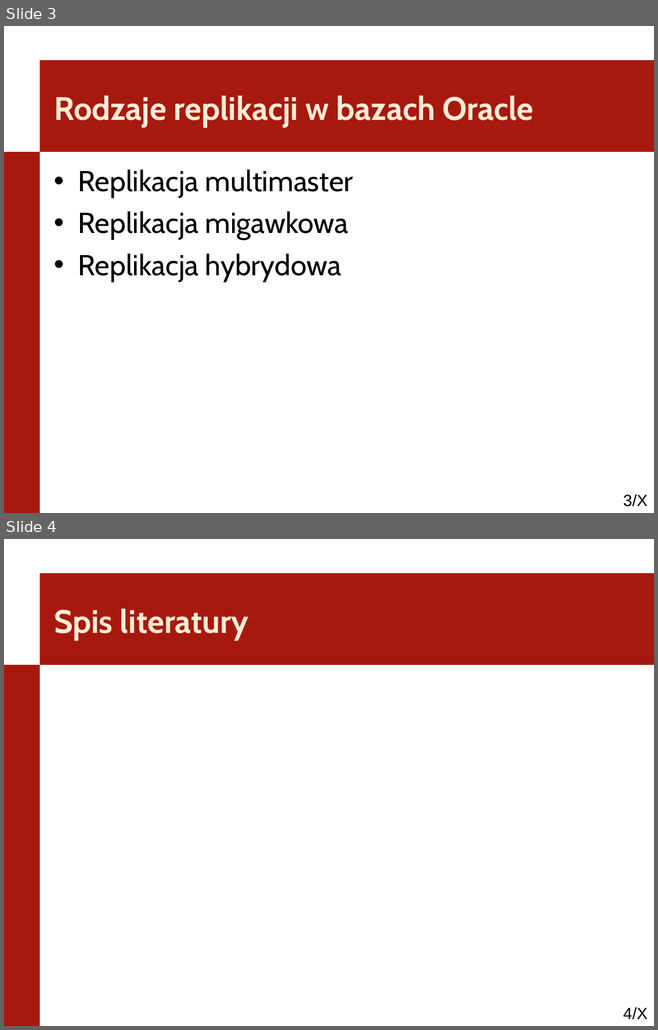
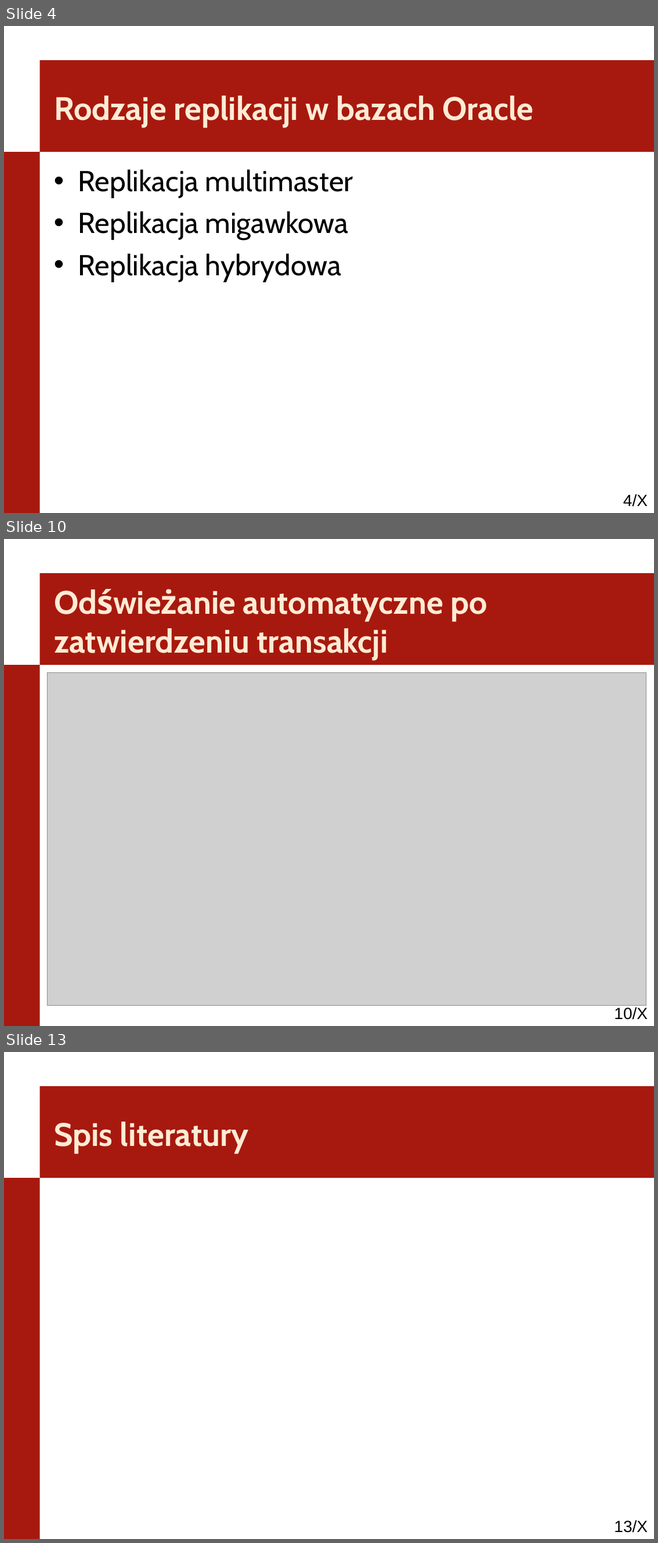
Before and after one commit to kaczanmo/projekt_bd_2013, a slide deck: prezentacja_1/prezentacja_1.ppt. Shown one above the other, each under a label of ours: slides 3 and 4 before the commit, slides 4, 10 and 13 after it; the slides between them are not shown. The pictures are 658x1030 and 658x1543 pixels, drawn with LibreOffice and Linux fonts; fonts in the diff are those of the drawing; grey boxes stand for pictures; background and template pictures are left out. Boxes give left, top, right and bottom in pixels: in the first picture for what was removed or moved away, otherwise in the second. Text is boxed around its words. In the diff, an @@ line names an element or a change of style, - is before the commit and + after.

```diff
--- a/prezentacja_1/prezentacja_1.ppt
+++ b/prezentacja_1/prezentacja_1.ppt
@@ slide 10 added at <box>4,539,654,1026</box>, background #FFFFFF; not listed: 3 template elements that a slide beside it also shows @@
@@ title added at <box>54,594,488,660</box>, 36 pt, text #FFEBD5, bold @@
+Odświeżanie automatyczne po zatwierdzeniu transakcji
@@ picture added at <box>48,673,646,1006</box> @@
@@ what was slide 3 is now slide 4 @@
@@ page number at <box>623,494,647,507</box>: text changed @@
-3/X
+4/X
@@ what was slide 4 is now slide 13 @@
@@ page number at <box>614,1520,647,1533</box>: text changed @@
-4/X
+13/X
```
Also in this commit, not shown: 3 slides changed, 9 other slides added.
